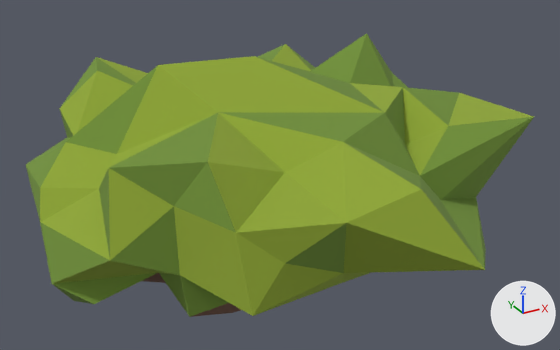
An edit to the FBX model Assets/GameAssets/Moss/Mech_Suchy.fbx, drawn before and after from the same camera.
The view is the same before and after, from a 50 mm camera at (-0.2, -0.392, 0.189) aimed at (0.005, -0.018, 0.002). Arrows for +X, +Y and +Z are at lower right; the lights stay in place.
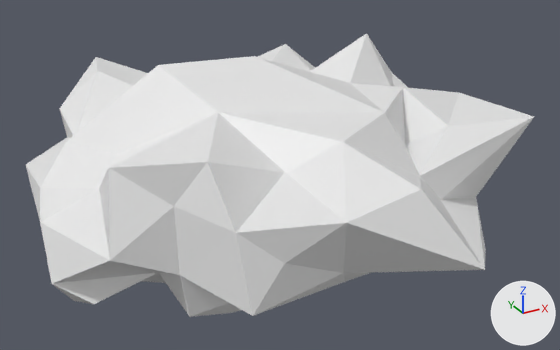
The edits, one by one:
me_cube_003 has 110 vertices, 216 faces and spans x -0.138..0.148, y -0.163..0.138, z -0.047..0.072.
me_cube_003 is used by ob_cube_002; location (0.0, 0.0, 0.0).
me_cube_003 part 1: all 86 faces that had it switch from mat_material_006 (green #8fa634) to no material.
me_cube_003 part 2: all 78 faces that had it switch from mat_material_005 (green #719037) to no material.
me_cube_003 part 3: all 52 faces that had it switch from mat_material_004 (brown #725140) to no material.

Where the change shows, as pixel boxes (x1, y1, x2, y2) in the pictures (560 x 350 px):
part 1 of me_cube_003, recoloured (green to white)
    both: (40, 44, 534, 316)
part 2 of me_cube_003, recoloured (green to white)
    both: (26, 33, 534, 317)
part 3 of me_cube_003, recoloured (brown to grey)
    both: (142, 273, 241, 317)
